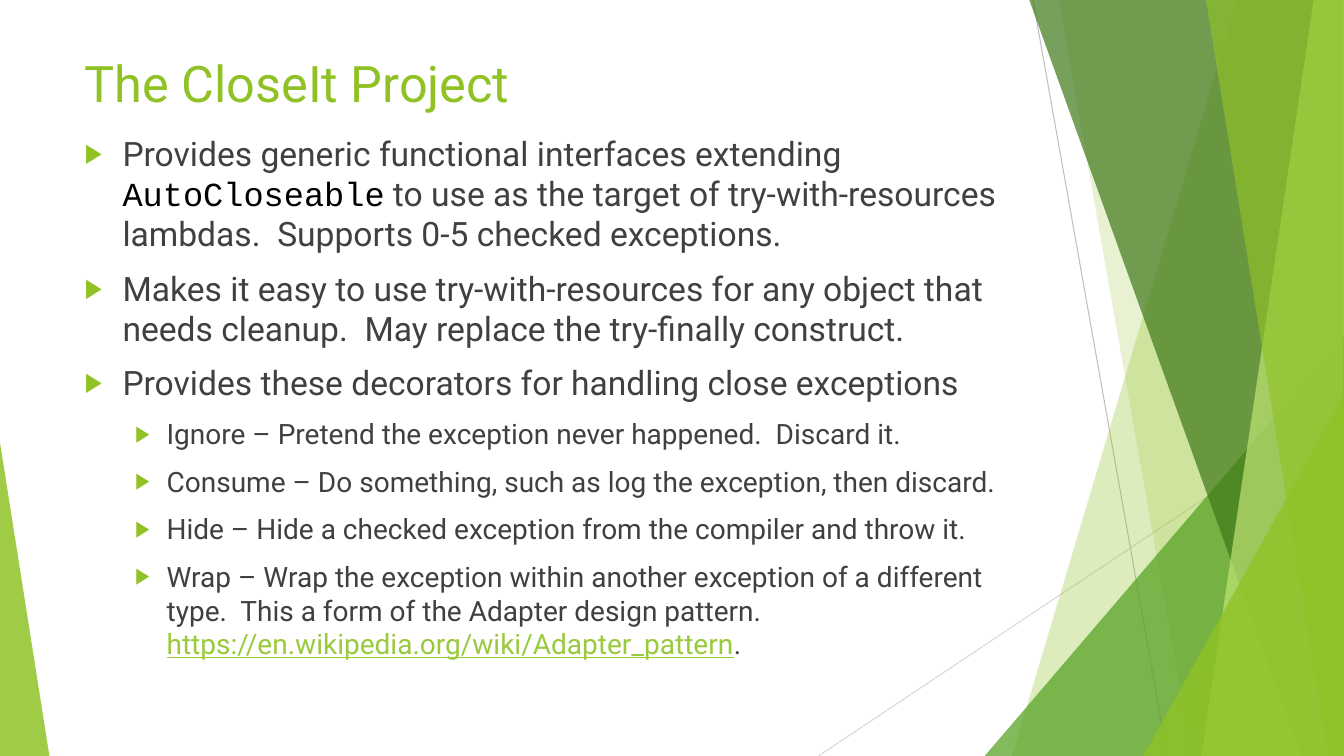
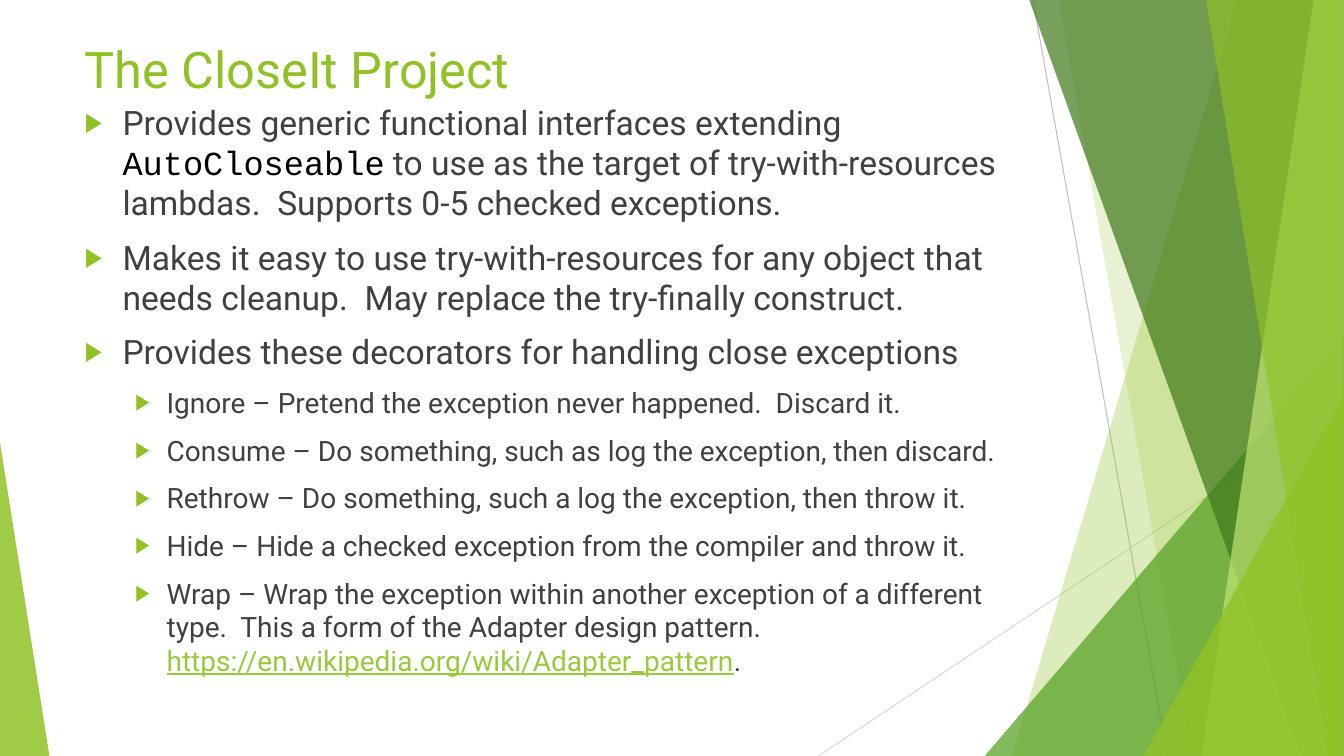
Before and after one commit to RichardRoda/2017-CodePaLOUsa-Lambda, a slide deck: slide 52 of Learning to Love the Lambda in the Stream.pptx. Drawn at 1344x756 pixels with LibreOffice and Linux fonts; fonts in the diff are those of the drawing. Boxes give left, top, right and bottom in pixels: in the first picture for what was removed or moved away, otherwise in the second. Text is boxed around its words. In the diff, an @@ line names an element or a change of style, - is before the commit and + after.

```diff
--- a/Learning to Love the Lambda in the Stream.pptx
+++ b/Learning to Love the Lambda in the Stream.pptx
@@ title "The CloseIt Project": place and size @@
-title "The CloseIt Project" at [85,64,510,113]
+title "The CloseIt Project" at [85,50,510,99]
@@ text "Provides generic functional interfaces extending ...": place and size @@
-text "Provides generic functional interfaces extending ..." at [123,140,996,660]
+text "Provides generic functional interfaces extending ..." at [123,109,996,677]
@@ text at [167,487,966,514]: paragraph added @@
+  ▶ Rethrow – Do something, such a log the exception, then throw it.
```
Also in this commit, not shown: 18 other slides changed.
